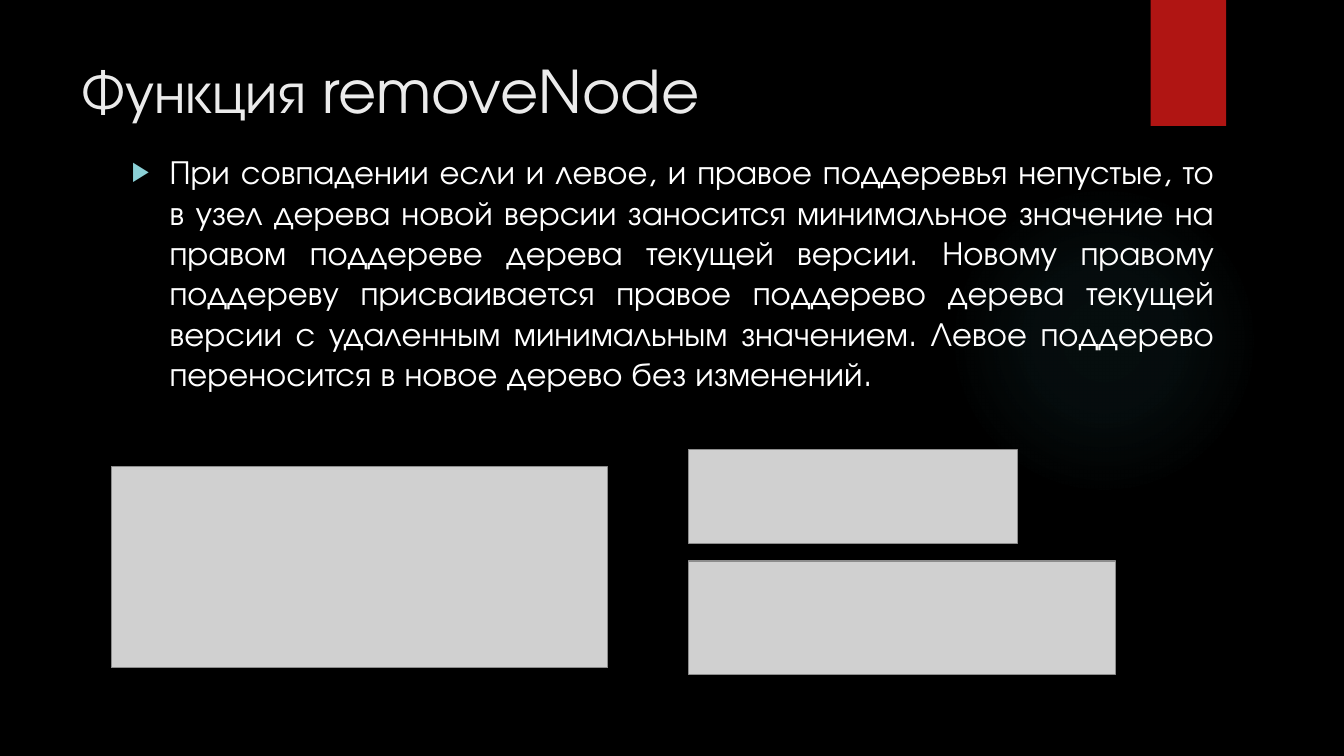
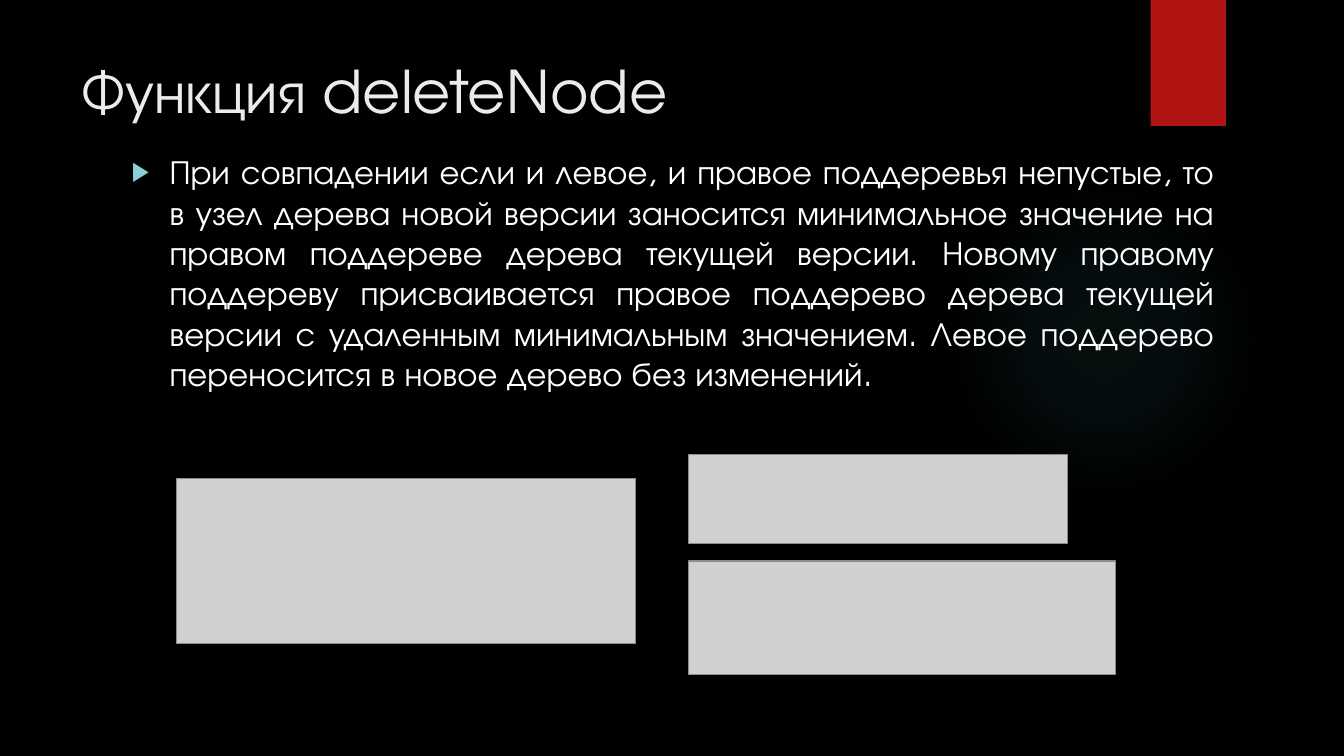
Before and after one commit to bavad/Persistent-BinST, a slide deck: slide 16 of Персистентное дерево поиска.pptx (slide 13 before the commit). Drawn at 1344x756 pixels with LibreOffice and Linux fonts; fonts in the diff are those of the drawing; grey boxes stand for pictures; background and template pictures are left out. Boxes give left, top, right and bottom in pixels: in the first picture for what was removed or moved away, otherwise in the second. Text is boxed around its words. In the diff, an @@ line names an element or a change of style, - is before the commit and + after.

```diff
--- a/Персистентное дерево поиска.pptx
+++ b/Персистентное дерево поиска.pptx
@@ title at (x1=81, y1=69, x2=668, y2=124): text changed @@
-Функция removeNode
+Функция deleteNode
@@ picture resized from (x1=112, y1=467, x2=608, y2=667) to (x1=176, y1=479, x2=636, y2=643) @@
@@ picture resized from (x1=689, y1=450, x2=1017, y2=543) to (x1=689, y1=455, x2=1067, y2=543) @@
```
Also in this commit, not shown: 5 other slides changed, 8 slides added, 1 other file.
